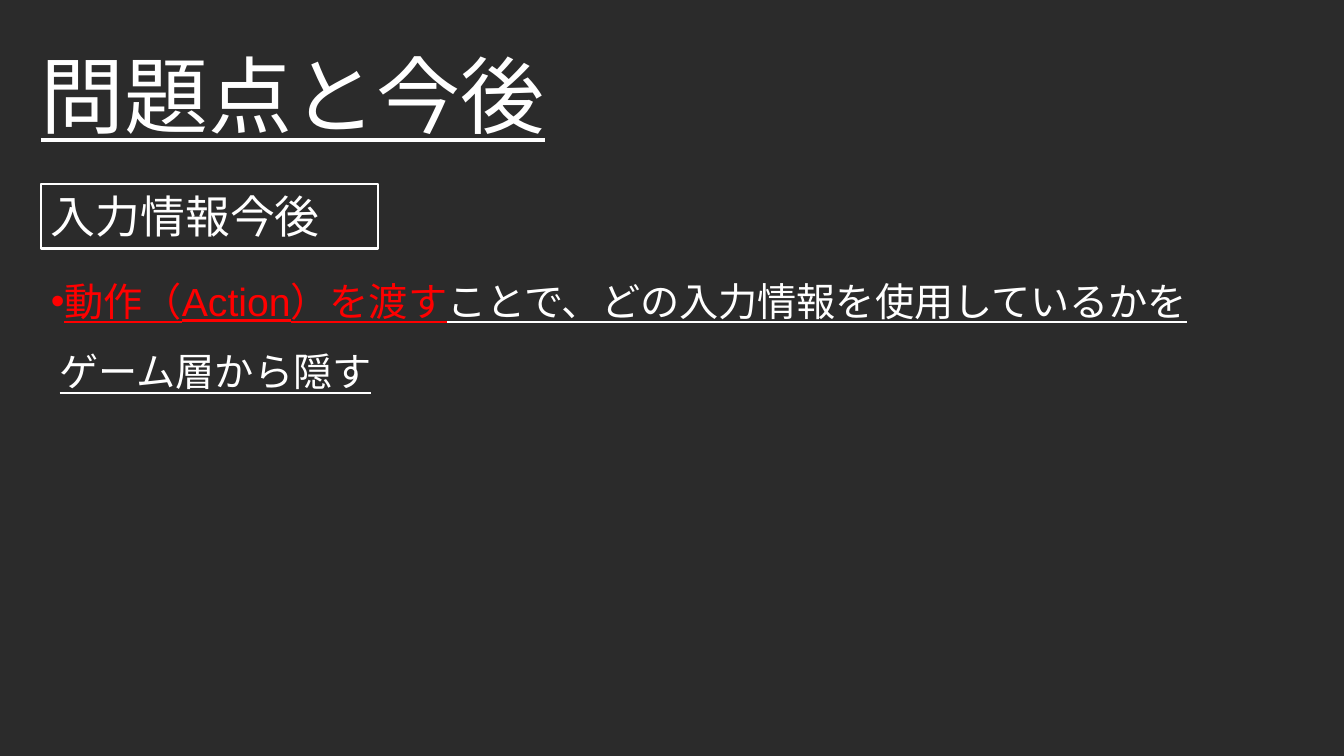
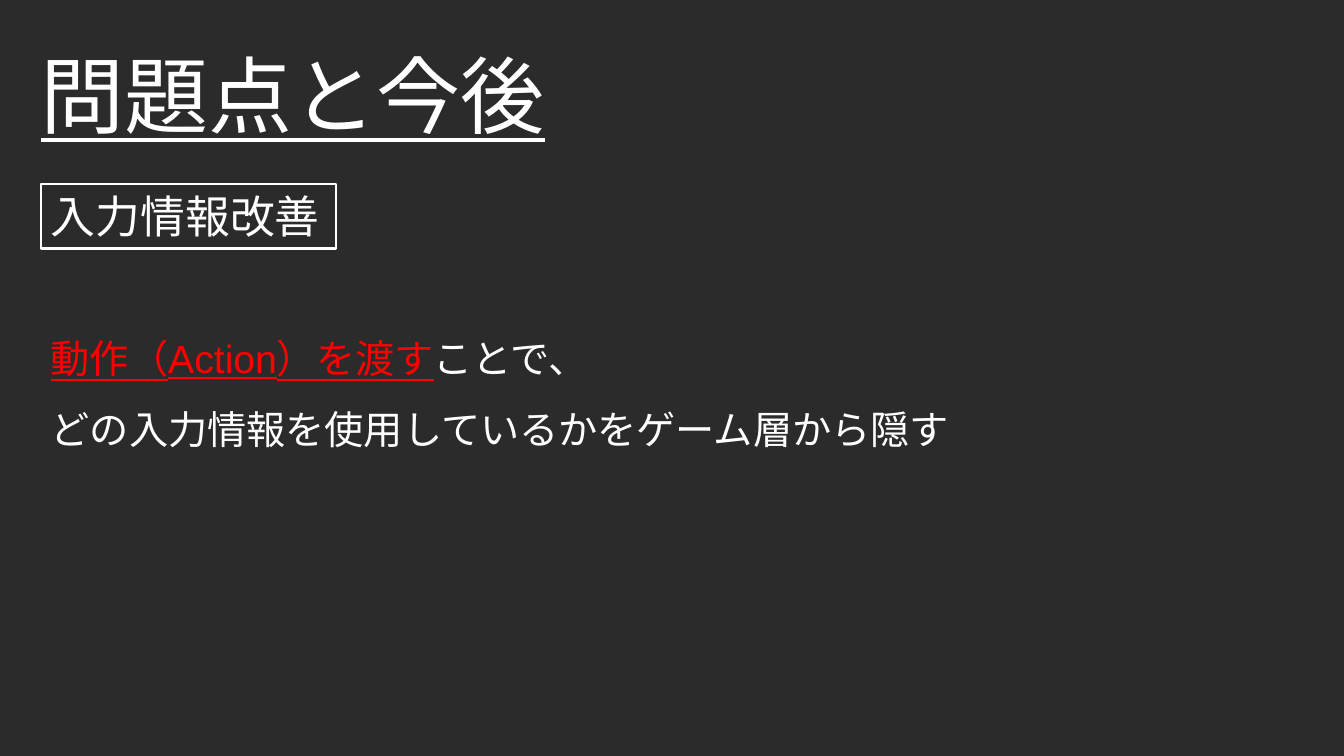
Before and after one commit to Takeshi0106/Action_Game, a slide deck: slide 26 of 03_個人製作_フレームワーク_作品詳細資料.pptx (slide 16 before the commit). Drawn at 1344x756 pixels with LibreOffice and Linux fonts; fonts in the diff are those of the drawing; background and template pictures are left out; a plain dark background stands for a picture behind light text. Boxes give left, top, right and bottom in pixels: in the first picture for what was removed or moved away, otherwise in the second. Text is boxed around its words. In the diff, an @@ line names an element or a change of style, - is before the commit and + after.

```diff
--- a/03_個人製作_フレームワーク_作品詳細資料.pptx
+++ b/03_個人製作_フレームワーク_作品詳細資料.pptx
@@ rectangle "入力情報改善": place and size @@
-rectangle "入力情報改善" at (41,185,378,249)
+rectangle "入力情報改善" at (41,185,337,249)
@@ text in rectangle at (51,195,320,237): text changed @@
-入力情報今後
+入力情報改善
@@ text at (51,339,949,448): text changed @@
-• 動作（Action）を渡すことで、どの入力情報を使用しているかを
-  ゲーム層から隠す
+動作（Action）を渡すことで、
+どの入力情報を使用しているかをゲーム層から隠す
```
Also in this commit, not shown: 11 other slides changed, 12 slides added, 2 slides removed.
